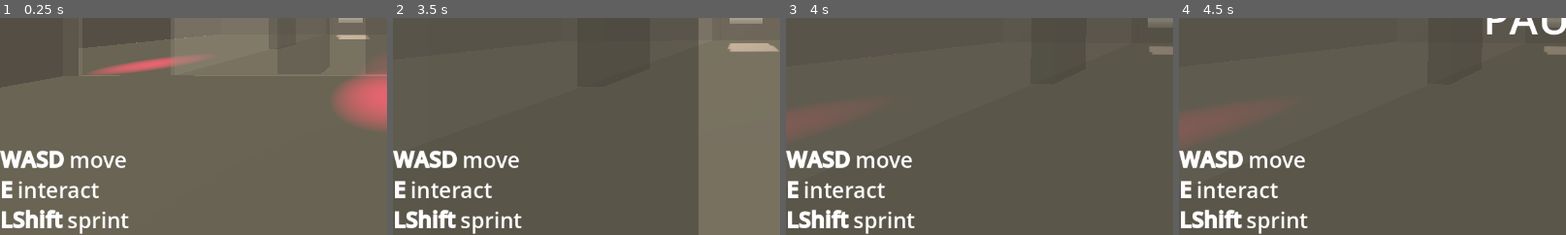
Above: before the commit, frames 1-4 (left to right).
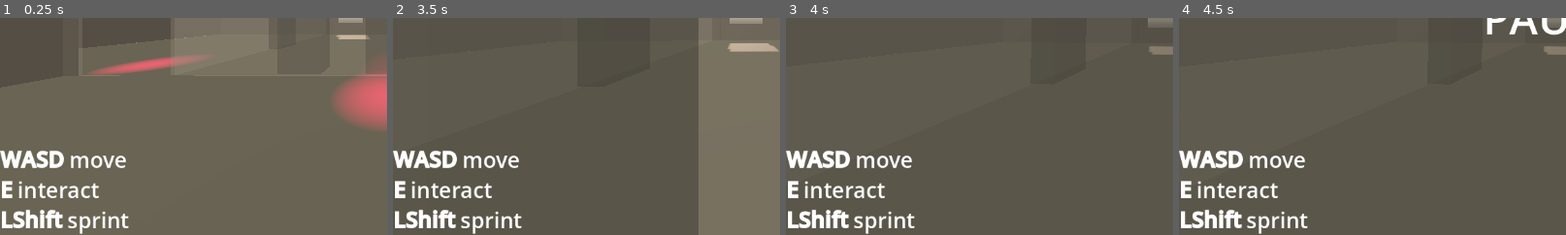
Above: after the commit, the same moments.

Repository: Sunday-Studio-Team/cafe
Game: Godot game, scene res://main.tscn
Same seed, same stepped clock (60 frames per second), same inputs: the game is played once before the commit and once after it.
Inputs (mouse positions are % of the whole screen's width and height, from its top left):
- Up to frame 1 (0.25 s): no input
- Up to frame 2 (3.5 s): move the mouse to (49, 52) at 0.52 s; hold E (interact) 0.53-1.28 s; hold W (move_forward) 0.53-2.78 s; move the mouse to (57, 51) at 1.27 s; tap Shift (sprint) at 1.35 s; move the mouse to (42, 49) at 2.02 s; tap I at 2.1 s; tap Enter at 2.75 s; move the mouse to (51, 50) at 2.77 s; hold A (move_left) from 2.78 s (still down); tap E (interact) at 2.85 s
- Up to frame 3 (4 s): move the mouse to (46, 48) at 3.52 s; release A (move_left) at 3.53 s; hold W (move_forward) from 3.53 s (still down); hold Shift (sprint) from 3.53 s (still down)
- Up to frame 4 (4.5 s): tap Escape (pause) at 4.15 s; move the mouse to (72, 45) at 4.27 s; release W (move_forward) at 4.28 s; release Shift (sprint) at 4.28 s; hold D (move_right) from 4.28 s (still down); tap I at 4.35 s
The pictures show only the part of the screen within x 0-50%, y 50-100%; the shares and areas given below are measured in that part.

Frames 1-2 are identical in both runs. In frame 3, 0.5% of the frame differs, in the area x 0-10%, y 44-54%; in frame 4, 0.8%, in the area x 0-13%, y 44-57%.

Commit message:
add pause in security cam rotation

Diff:
--- a/godot/security_cam.gd
+++ b/godot/security_cam.gd
@@ -4,6 +4,7 @@
 @export var spotlight: SpotLight3D
 @export var rotation_amount: float = 90
 @export var rotation_time: float = 3
+@export var rotation_pause_length: float = 2
 @export var timer: Timer
 
 # we duplicate the ray many times to cover the spotlight cone on startup
@@ -19,7 +20,9 @@
 
 	rotate_tween = create_tween().set_loops()
 	rotate_tween.tween_property(self, "rotation_degrees:y", original_rotation.y + rotation_amount, rotation_time)
+	rotate_tween.tween_interval(rotation_pause_length)
 	rotate_tween.tween_property(self, "rotation_degrees:y", original_rotation.y - rotation_amount, rotation_time)
+	rotate_tween.tween_interval(rotation_pause_length)
 
 
 func _physics_process(_delta: float) -> void:
